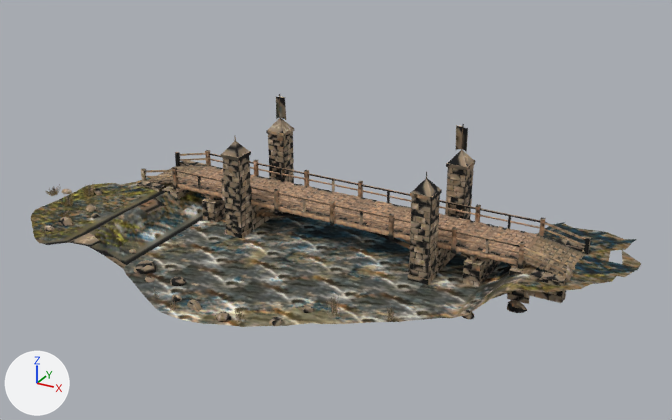
Renders of the glTF model godot/project/assets/forest_rescue/landmarks/lf_env_bridge27m.glb from each side of a commit.
One viewpoint serves both versions: a camera (50 mm lens) standing at (28.5, -53.4, 27.4) and looking at (1.0, -3.4, 2.4). The lights are fixed; the arrows at lower left show +X, +Y and +Z. The first picture is the older version. Where no turn or scale is listed for an object, it has been applied to the vertices. Vertices at exactly the same position are counted once.

Script lines for the objects in view, before the commit:
```python
me_lf_env_bridge27m_base = bpy.data.meshes.new('lf_env_bridge27m_base')
me_lf_env_bridge27m_base.from_pydata(...)  # 1536 vertices, 2737 faces; spans x -21.2..20.0, y -15.0..6.9, z -1.4..2.0
# faces by material slot: [44, 1333, 1360]
me_lf_env_bridge27m_base.materials.append(mat_lf_env_bridge27m_card_001)
me_lf_env_bridge27m_base.materials.append(mat_lf_env_bridge27m_ground_001)
me_lf_env_bridge27m_base.materials.append(mat_lf_env_bridge27m_stone_001)
me_lf_env_bridge27m_lod0 = bpy.data.meshes.new('lf_env_bridge27m_LOD0')
me_lf_env_bridge27m_lod0.from_pydata(...)  # 7950 vertices, 6764 faces; spans x -16.7..16.7, y -3.7..3.7, z -1.8..7.6
# faces by material slot: [192, 144, 4408, 2020]
me_lf_env_bridge27m_lod0.materials.append(mat_lf_env_bridge27m_cloth_001)
me_lf_env_bridge27m_lod0.materials.append(mat_lf_env_bridge27m_metal_001)
me_lf_env_bridge27m_lod0.materials.append(mat_lf_env_bridge27m_stone_001)
me_lf_env_bridge27m_lod0.materials.append(mat_lf_env_bridge27m_wood_001)
ob_lf_env_bridge27m_base = bpy.data.objects.new('lf_env_bridge27m_base', me_lf_env_bridge27m_base)
ob_lf_env_bridge27m_base.location = (0.0, 0.0, 0.0)
ob_lf_env_bridge27m_lod0 = bpy.data.objects.new('lf_env_bridge27m_LOD0', me_lf_env_bridge27m_lod0)
ob_lf_env_bridge27m_lod0.location = (0.0, 0.0, 0.0)
```
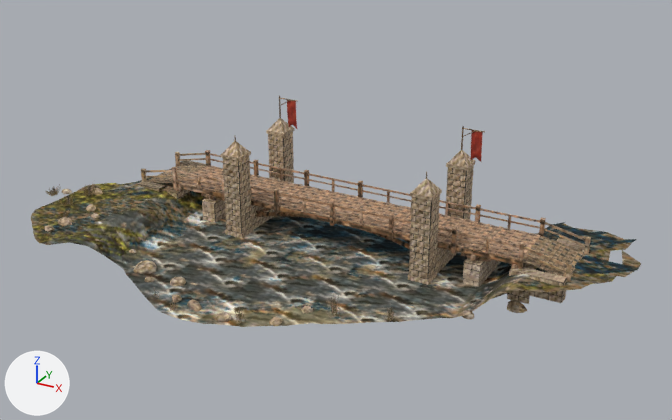
Where the change shows, as pixel boxes [x1, y1, x2, y2] in the pictures (672 x 420 px):
```json
{"object": "lf_env_bridge27m_LOD0", "change": "reshaped", "before": [137, 94, 591, 304], "after": [137, 96, 591, 304]}
{"object": "lf_env_bridge27m_cloth_LOD0", "change": "added", "after": [287, 100, 483, 162]}
{"part": 1, "of": "me_lf_env_bridge27m_base", "change": "surface changed", "before": [31, 174, 527, 326], "after": [31, 174, 527, 326]}
{"part": 2, "of": "me_lf_env_bridge27m_lod0", "change": "cut back", "before": [276, 94, 468, 152], "after": [279, 96, 485, 151]}
{"part": 3, "of": "me_lf_env_bridge27m_lod0", "change": "surface changed", "before": [137, 96, 591, 304], "after": [137, 96, 591, 304]}
```

Edits to the scene script, one JSON object a line:
```json
{"block": "me_lf_env_bridge27m_base", "where": "me_lf_env_bridge27m_base.from_pydata(...)  # 1536 vertices, 2737 faces; spans x -21.2..20.0, y -15.0..6.9, z -1.4..2.0"}
{"block": "me_lf_env_bridge27m_base", "where": "# used by ob_lf_env_bridge27m_base; location = (0.0, 0.0, 0.0)"}
{"block": "me_lf_env_bridge27m_base", "change": "me_lf_env_bridge27m_base part 1: texture (UV) coordinates of 1626 of 2737 faces, centred in x -20.7..14.6, y -14.1..4.6, z -1.4..0.9, changed; they spanned u 0.01..0.99, v 0.01..0.99 and now span u 0.01..0.98, v 0.01..0.99"}
{"block": "me_lf_env_bridge27m_lod0", "where": "# used by ob_lf_env_bridge27m_lod0; location = (0.0, 0.0, 0.0)"}
{"op": "remove", "block": "me_lf_env_bridge27m_lod0", "code": "me_lf_env_bridge27m_lod0.from_pydata(...)  # 7950 vertices, 6764 faces; spans x -16.7..16.7, y -3.7..3.7, z -1.8..7.6"}
{"op": "remove", "block": "me_lf_env_bridge27m_lod0", "code": "me_lf_env_bridge27m_lod0.materials.append(mat_lf_env_bridge27m_cloth_001)"}
{"op": "add", "block": "me_lf_env_bridge27m_lod0", "code": "me_lf_env_bridge27m_lod0.from_pydata(...)  # 7856 vertices, 6624 faces; spans x -16.7..16.7, y -3.7..3.7, z -1.8..7.4"}
{"block": "me_lf_env_bridge27m_lod0", "change": "me_lf_env_bridge27m_lod0 part 2"}
{"block": "me_lf_env_bridge27m_lod0", "change": "143 vertices are removed from x -7.6..7.6, y 2.9..3.1, z 5.6..7.6"}
{"block": "me_lf_env_bridge27m_lod0", "change": "260 faces are deleted"}
{"block": "me_lf_env_bridge27m_lod0", "change": "6 vertices in x -7.3..7.2, y 2.9..3.0, z 7.6 move by (0.0, 0.0, -0.2)"}
{"block": "me_lf_env_bridge27m_lod0", "change": "4 vertices move within x -7.3..7.3, y 2.9, z 6.2"}
{"block": "me_lf_env_bridge27m_lod0", "change": "49 vertices are added at x -7.3..8.8, y 2.9..3.0, z 6.7..7.4"}
{"block": "me_lf_env_bridge27m_lod0", "change": "96 new faces join them, mat_lf_env_bridge27m_metal_001"}
{"block": "me_lf_env_bridge27m_lod0", "change": "24 new faces join them, mat_lf_env_bridge27m_wood_001"}
{"block": "me_lf_env_bridge27m_lod0", "change": "me_lf_env_bridge27m_lod0 part 3: 6302 kept faces spanning x -16.7..16.7, y -3.7..3.7, z -1.8..7.4 get new texture (UV) coordinates"}
{"op": "add", "block": "me_lf_env_bridge27m_cloth_lod0", "code": ["me_lf_env_bridge27m_cloth_lod0 = bpy.data.meshes.new('lf_env_bridge27m_cloth_LOD0')", "me_lf_env_bridge27m_cloth_lod0.from_pydata(...)  # 120 vertices, 180 faces; spans x -6.6..8.7, y 2.9..3.2, z 5.0..7.2", "me_lf_env_bridge27m_cloth_lod0.materials.append(mat_lf_env_bridge27m_cloth_001)"]}
{"op": "add", "block": "ob_lf_env_bridge27m_cloth_lod0", "code": ["ob_lf_env_bridge27m_cloth_lod0 = bpy.data.objects.new('lf_env_bridge27m_cloth_LOD0', me_lf_env_bridge27m_cloth_lod0)", "ob_lf_env_bridge27m_cloth_lod0.location = (0.0, 0.0, 0.0)"]}
```
